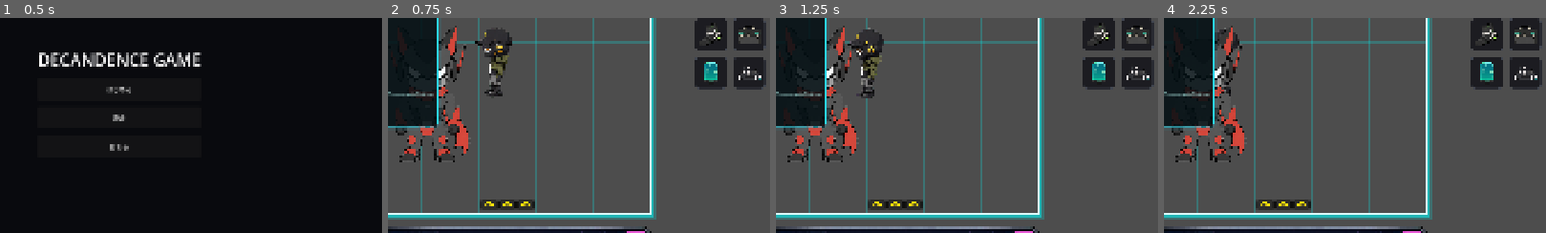
Above: before the commit, frames 1-4 (left to right).
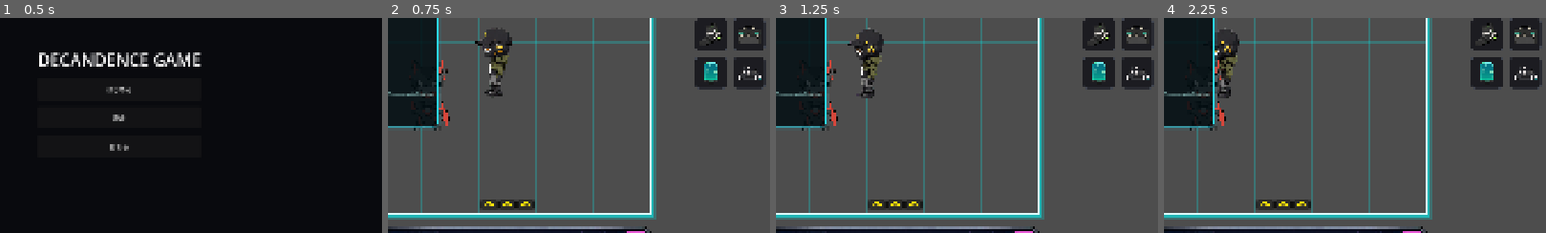
Above: after the commit, the same moments.

Repository: grimoire1089-coder/optimistic
Game: Godot game, scene res://Scenes/Boot/TitleScene.tscn
Two runs of this game, one before a commit and one after it. Both use one fixed random seed, a clock stepped at 60 frames per second and the inputs below. Sound files missing from this copy of the repository are replaced by a short silence.
Inputs:
- Up to frame 1 (0.5 s): no input
- Up to frame 2 (0.75 s): click "はじめる" at 0.5 s
- Up to frame 3 (1.25 s): no input
- Up to frame 4 (2.25 s): click "BGM" at 1.25 s; click "OFF" at 2 s
The pictures show only the part of the screen within x 34-84%, y 30-80%; the shares and areas given below are measured in that part.

Frame 1 is identical in both runs. In frame 2, 2.3% of the frame differs, in the area x 2-21%, y 3-68%; in frame 3, 2.3%; in frame 4, 2.7%.

Commit message:
Scale down Zippy test actor

Diff:
--- a/Scenes/Characters/Zippy/ZippyActor.tscn
+++ b/Scenes/Characters/Zippy/ZippyActor.tscn
@@ -5,12 +5,9 @@
 [ext_resource type="PackedScene" path="res://Scenes/Characters/Modules/AICharacterNeedsBundle.tscn" id="3_needs_bundle"]
 
 [sub_resource type="RectangleShape2D" id="RectangleShape2D_click_area"]
-size = Vector2(128, 192)
+size = Vector2(96, 144)
 
 [node name="Zippy" type="CharacterBody2D"]
-collision_layer = 0
-collision_mask = 0
-motion_mode = 1
 script = ExtResource("1_zippy_actor")
 resident_id = &"zippy"
 display_name = "ジッピー"
@@ -18,7 +15,7 @@
 [node name="Sprite2D" type="Sprite2D" parent="."]
 texture = ExtResource("2_zippy_texture")
 centered = true
-scale = Vector2(0.35, 0.35)
+scale = Vector2(0.18, 0.18)
 
 [node name="ClickArea2D" type="Area2D" parent="."]
 input_pickable = true
